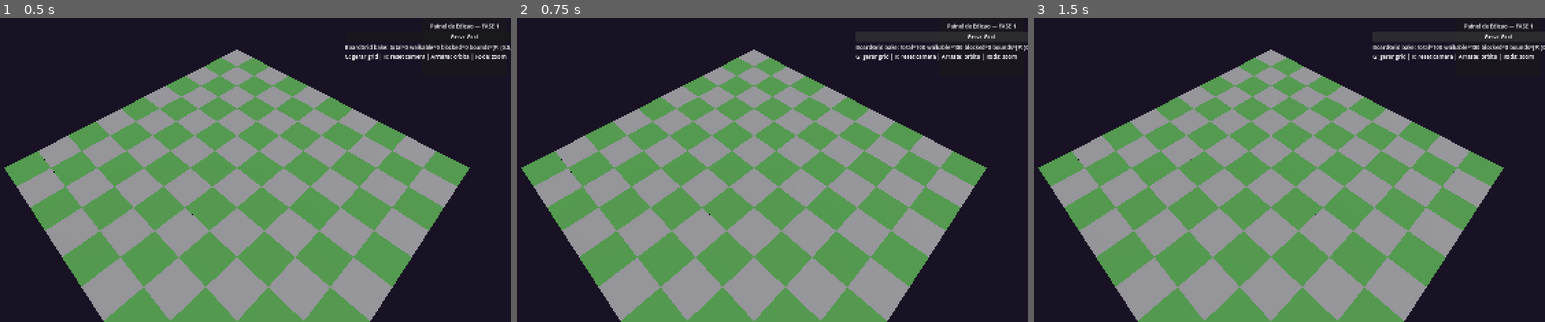
Above: before the commit, frames 1-3 (left to right).
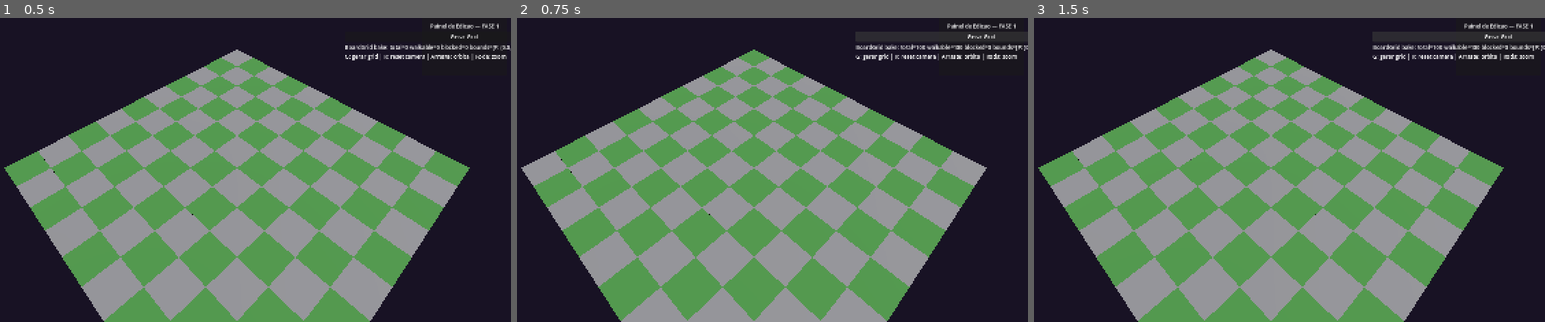
Above: after the commit, the same moments.

Repository: FalconiRod/Little-Sword
Game: Godot game, scene res://src/scenes/main.tscn
Two runs of this game, one before a commit and one after it. Both use one fixed random seed, a clock stepped at 60 frames per second and the inputs below.
Inputs:
- Up to frame 1 (0.5 s): no input
- Up to frame 2 (0.75 s): click "Gerar Grid" at 0.5 s
- Up to frame 3 (1.5 s): click "Gerar Grid" at 1.25 s

Frame 1 is identical in both runs. In frame 2, 54% of the frame differs, in the area x 0-92%, y 10-100%; in frame 3, nothing differs.

Commit message:
feat: Gerar Grid inverte xadrez a cada regen para feedback visual

Diff:
--- a/src/board/board.gd
+++ b/src/board/board.gd
@@ -12,6 +12,7 @@
 const FLOOR_H_F: float = 7.0
 
 var _pieces: Array = []
+var _regen_count: int = 0
 
 func _get_board_grid() -> Node:
 	if has_node("/root/BoardGrid"):
@@ -77,7 +78,8 @@
 				var cell: Vector3i = Vector3i(x, y, f)
 				var th: Resource = theme_grass
 				if use_checker_pattern:
-					th = theme_grass if (x + y) % 2 == 0 else theme_stone
+					# alterna a cada Gerar Grid para feedback visual
+					th = theme_grass if (x + y + _regen_count) % 2 == 0 else theme_stone
 				piece.set("theme", th)
 				piece.set("cell", cell)
 				add_child(piece)
@@ -117,10 +119,13 @@
 		push_warning("[Board] BoardGrid nao encontrado para bake")
 
 func regenerate_and_bake() -> void:
+	_regen_count += 1
+	print("[Board] regenerate_and_bake #", _regen_count)
 	generate_board()
 	await get_tree().physics_frame
 	await get_tree().physics_frame
 	bake_grid()
+	print("[Board] regen #", _regen_count, " concluido - xadrez invertido")
 
 func get_pieces() -> Array:
 	return _pieces
